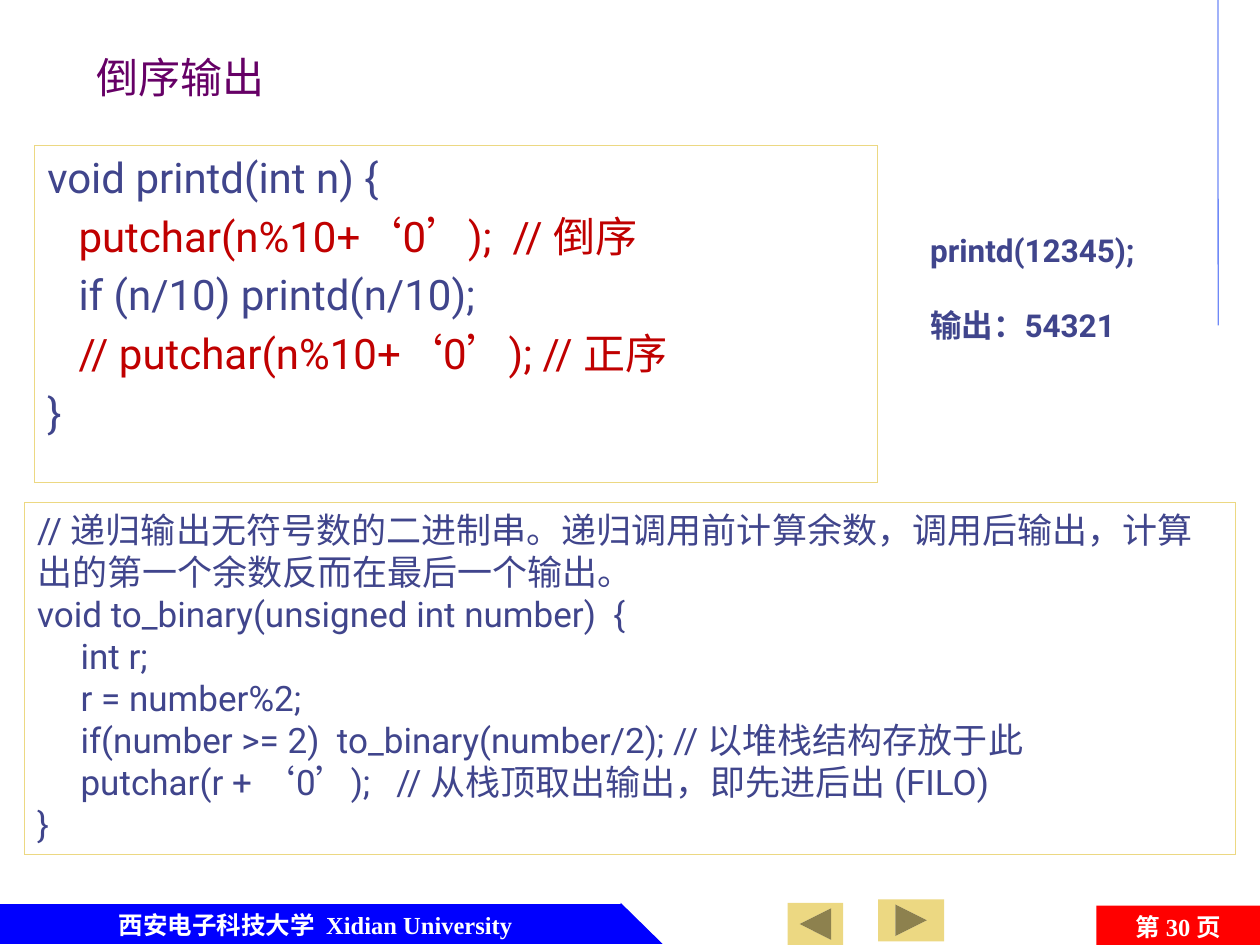
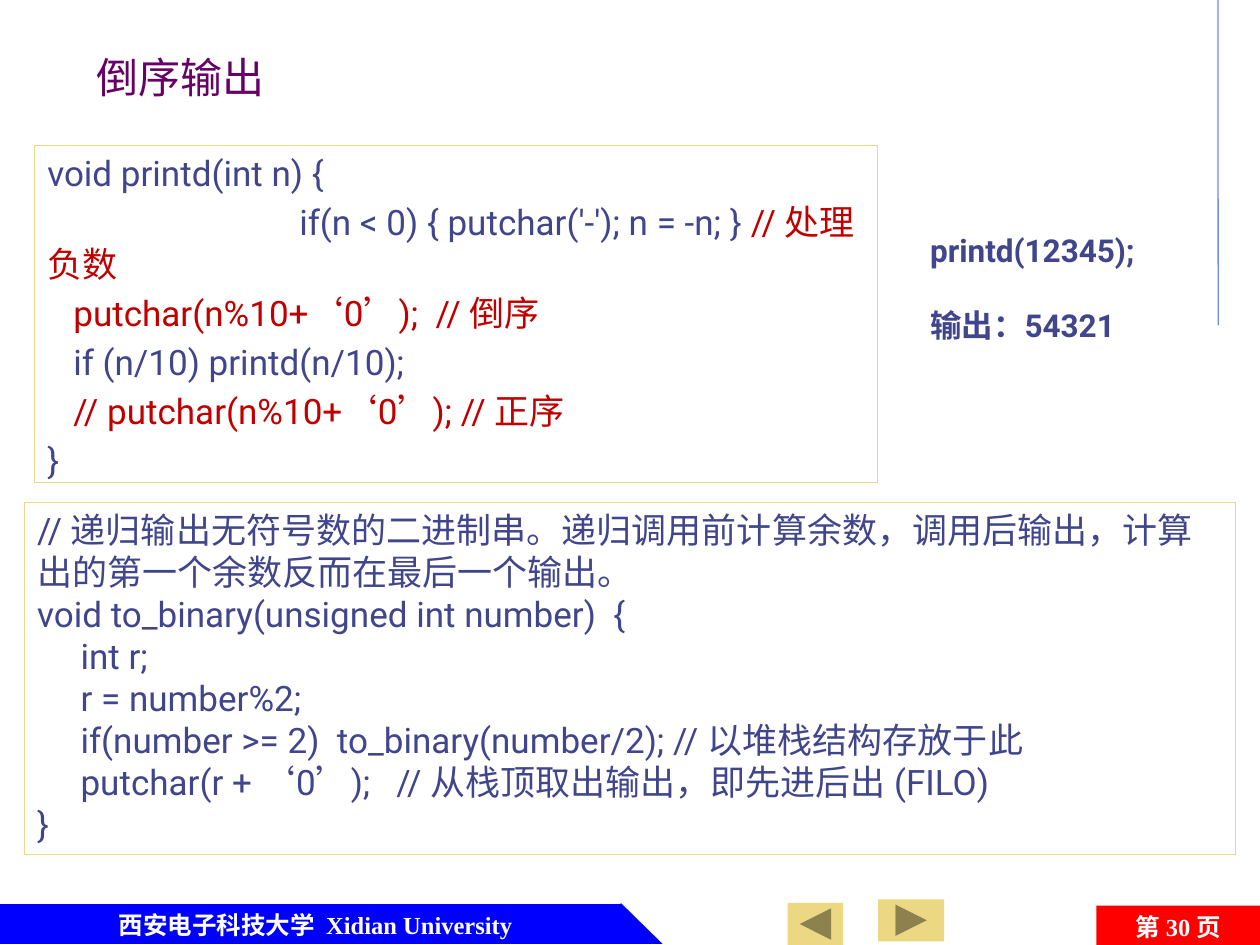
Before and after one commit to jtrfid/C-Repositories, a slide deck: slide 30 of 2016/C语言/课件/第7章 函数及变量存储类型.pptx. Drawn at 1260x945 pixels with LibreOffice and Linux fonts; fonts in the diff are those of the drawing; background and template pictures are left out. Boxes give left, top, right and bottom in pixels: in the first picture for what was removed or moved away, otherwise in the second. Text is boxed around its words. In the diff, an @@ line names an element or a change of style, - is before the commit and + after.

```diff
--- a/2016/C语言/课件/第7章 函数及变量存储类型.pptx
+++ b/2016/C语言/课件/第7章 函数及变量存储类型.pptx
@@ text at box(47, 158, 565, 432): size 24 to 20 pt in "void printd(int n) {", "putchar(n%10+‘0’); // 倒序", "if (n/10) printd(n/10);", "// putchar(n%10+‘0’); // 正序" and 1 more places @@
@@ text at box(47, 205, 855, 280): paragraph added @@
+if(n < 0) { putchar('-'); n = -n; } // 处理负数
```
Also in this commit, not shown: 1 other slide changed, 6 other files.
